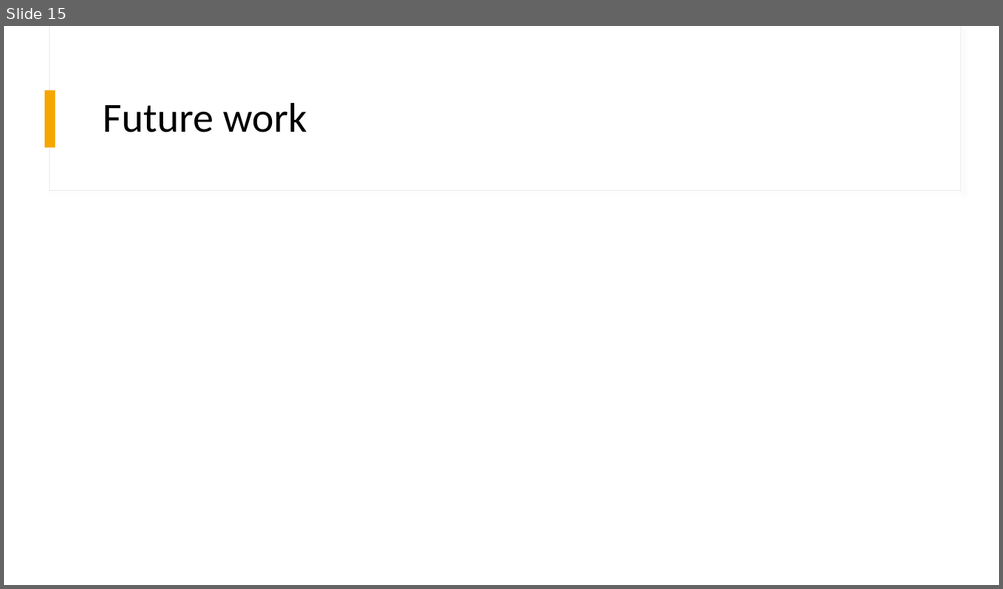
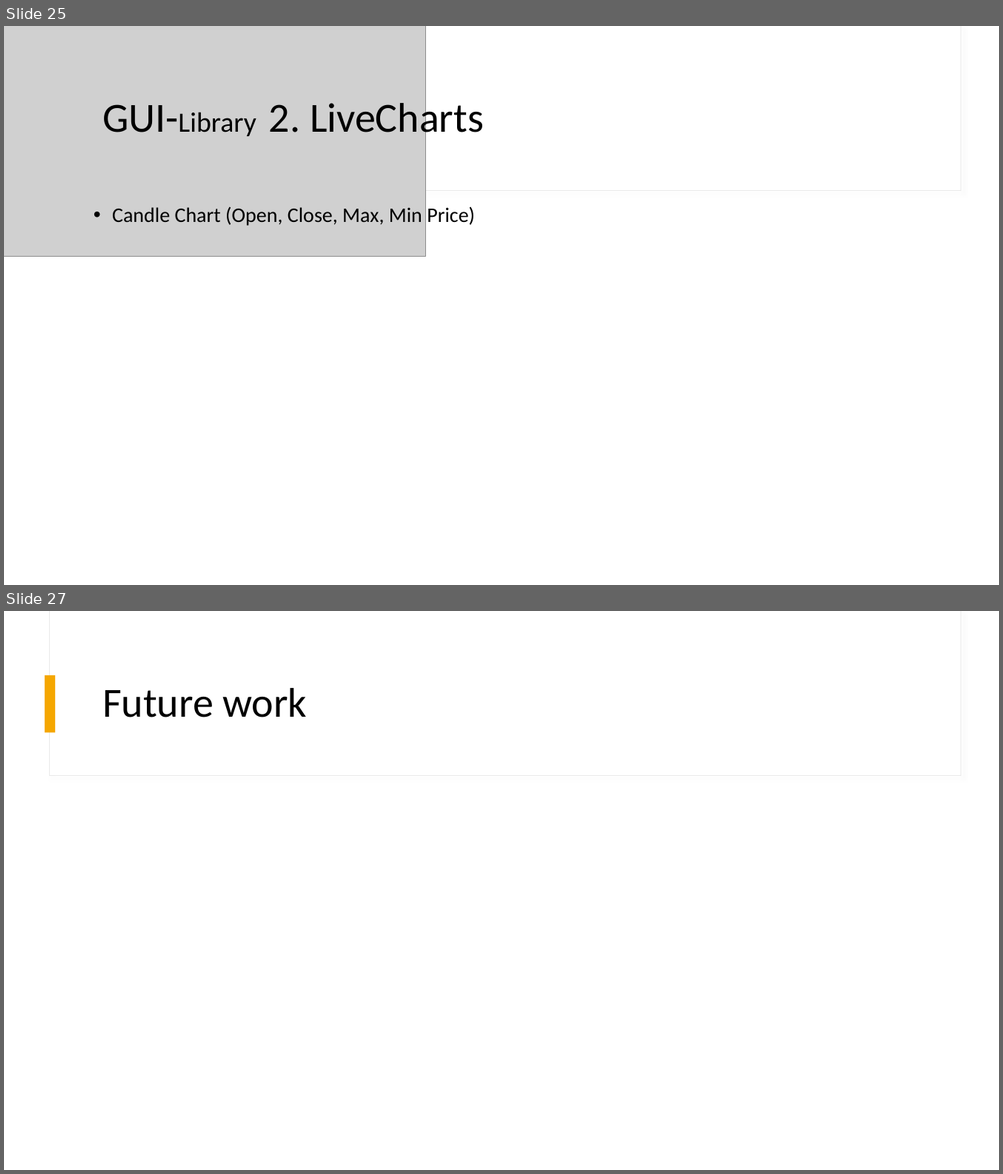
Before and after one commit to futurename/IPD20-DotNetProject, a slide deck: Documentation/ProjectStockMonitor.pptx. Shown one above the other, each under a label of ours: slide 15 before the commit, slides 25 and 27 after it; the slides between them are not shown. The pictures are 1003x589 and 1003x1174 pixels, drawn with LibreOffice and Linux fonts; fonts in the diff are those of the drawing; grey boxes stand for pictures. Boxes give left, top, right and bottom in pixels: in the first picture for what was removed or moved away, otherwise in the second. Text is boxed around its words. In the diff, an @@ line names an element or a change of style, - is before the commit and + after.

```diff
--- a/Documentation/ProjectStockMonitor.pptx
+++ b/Documentation/ProjectStockMonitor.pptx
@@ slide 25 added at (x1=4, y1=26, x2=999, y2=585), background #FFFFFF; not listed: 2 template elements that a slide beside it also shows @@
@@ picture added at (x1=4, y1=26, x2=425, y2=257) @@
@@ title added at (x1=102, y1=97, x2=484, y2=141), 40 pt, text #000000 @@
+GUI-Library 2. LiveCharts
@@ text added at (x1=112, y1=207, x2=475, y2=226), 20 pt, text #000000 @@
+• Candle Chart (Open, Close, Max, Min Price)
@@ what was slide 15 is now slide 27 @@
```
Also in this commit, not shown: 4 slides changed, 20 other slides added, 9 slides removed, 12 other files.
